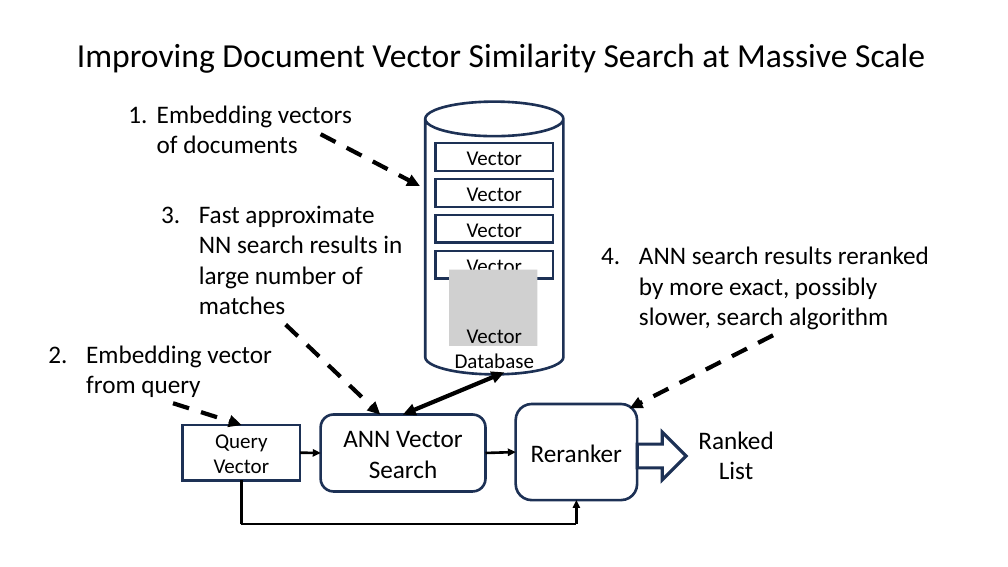
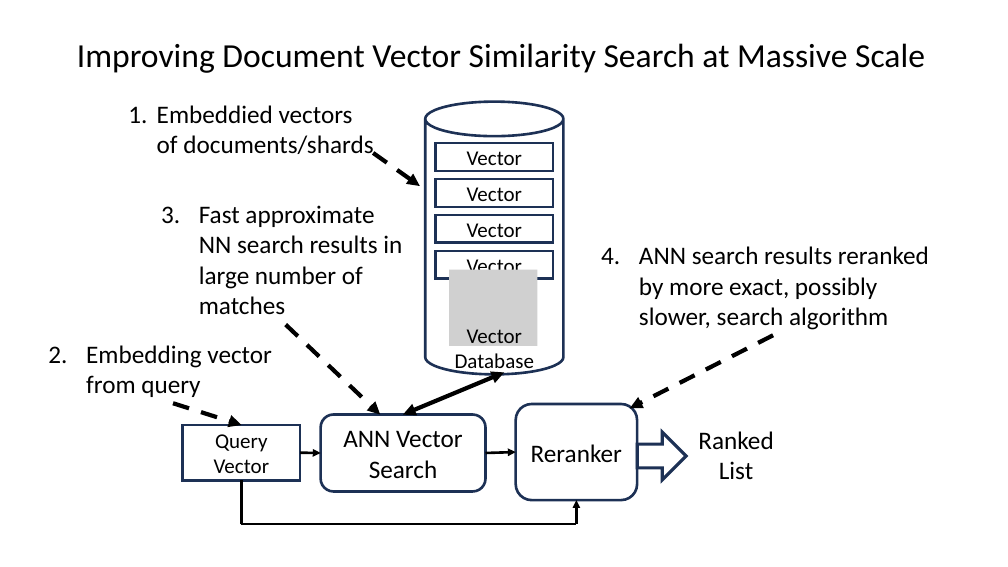
Before and after one commit to StephenElston/CSCI-E-108, a slide deck: slide 13 of slides/10_InformationRetrievalSearch.pptx. Drawn at 1008x567 pixels with LibreOffice and Linux fonts; fonts in the diff are those of the drawing; grey boxes stand for pictures. Boxes give left, top, right and bottom in pixels: in the first picture for what was removed or moved away, otherwise in the second. Text is boxed around its words. In the diff, an @@ line names an element or a change of style, - is before the commit and + after.

```diff
--- a/slides/10_InformationRetrievalSearch.pptx
+++ b/slides/10_InformationRetrievalSearch.pptx
@@ text at (157, 105, 373, 155): text changed @@
-1. Embedding vectors of documents
+1. Embeddied vectors of documents/shards
@@ arrow moved from (321, 135) - (420, 186) to (374, 153) - (420, 186) @@
```
Also in this commit, not shown: 3 other slides changed.
